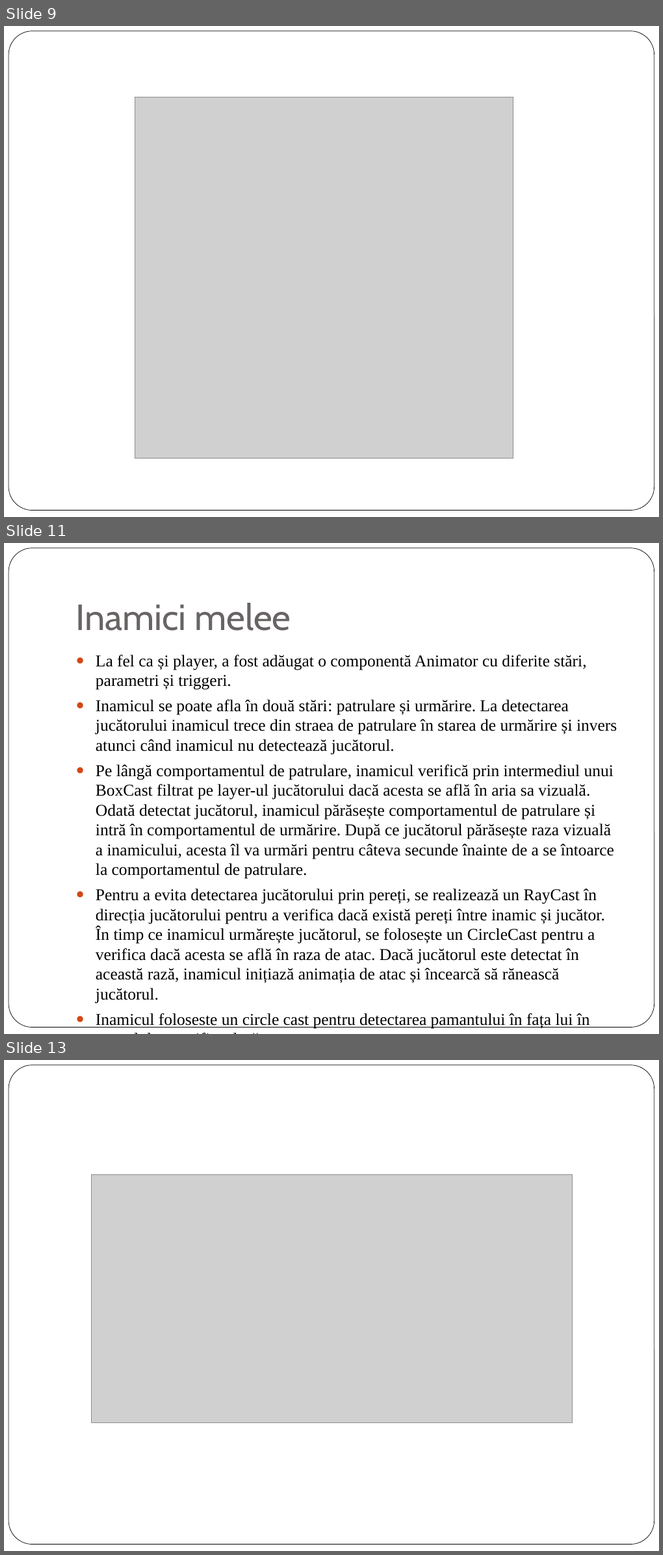
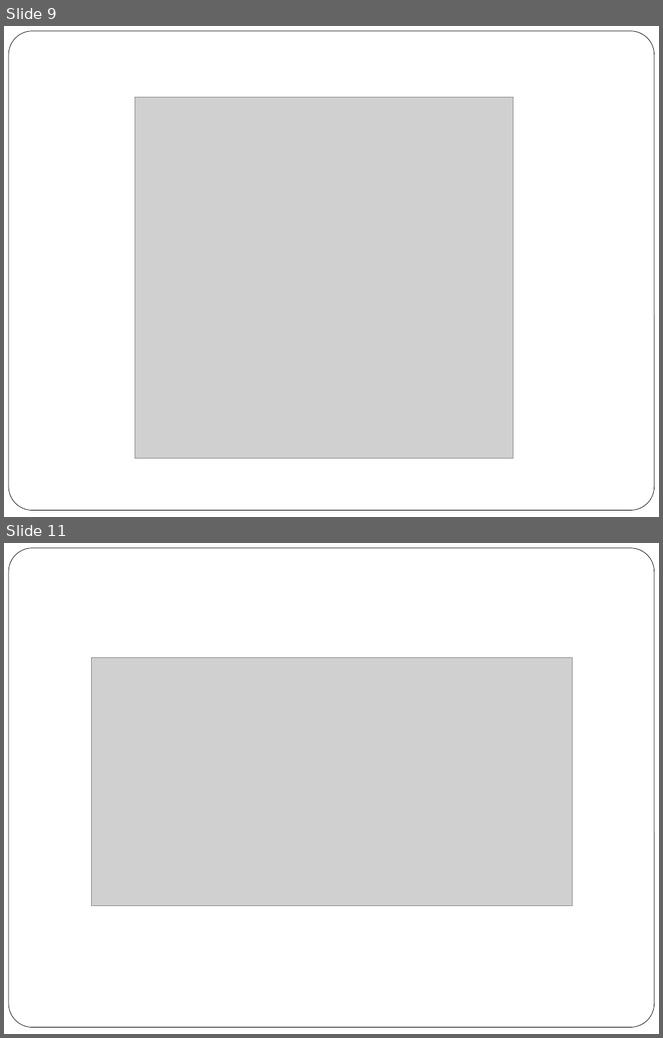
Before and after one commit to Mihai-Lazar26/Licenta, a slide deck: Prezentare Licenta.pptx. Shown one above the other, each under a label of ours: slides 9, 11 and 13 before the commit, slides 9 and 11 after it; the slides between them are not shown. The pictures are 663x1555 and 663x1038 pixels, drawn with LibreOffice and Linux fonts; fonts in the diff are those of the drawing; grey boxes stand for pictures. Boxes give left, top, right and bottom in pixels: in the first picture for what was removed or moved away, otherwise in the second. Text is boxed around its words. In the diff, an @@ line names an element or a change of style, - is before the commit and + after.

```diff
--- a/Prezentare Licenta.pptx
+++ b/Prezentare Licenta.pptx
@@ slide 11 removed at bbox=[4, 543, 659, 1034], background #FFFFFF; not listed: 1 template element that a slide beside it also shows @@
@@ title removed at bbox=[76, 603, 291, 631] @@
-Inamici melee
@@ text removed at bbox=[96, 655, 617, 1029] @@
-● La fel ca și player, a fost adăugat o componentă Animator cu diferite stări, parametri și triggeri.
-● Inamicul se poate afla în două stări: patrulare și urmărire. La detectarea jucătorului inamicul trece din straea de patrulare în starea de urmărire și invers atunci când inamicul nu detectează jucătorul.
-● Pe lângă comportamentul de patrulare, inamicul verifică prin intermediul unui BoxCast filtrat pe layer-ul jucătorului dacă acesta se află în aria sa vizuală. Odată detectat jucătorul, inamicul părăsește comportamentul de patrulare și intră în comportamentul de urmărire. După ce jucătorul părăsește raza vizuală a inamicului, acesta îl va urmări pentru câteva secunde înainte de a se întoarce la comportamentul de patrulare.
-● Pentru a evita detectarea jucătorului prin pereți, se realizează un RayCast în direcția jucătorului pentru a verifica dacă există pereți între inamic și jucător. În timp ce inamicul urmărește jucătorul, se folosește un CircleCast pentru a verifica dacă acesta se află în raza de atac. Dacă jucătorul este detectat în această rază, inamicul inițiază animația de atac și încearcă să rănească jucătorul.
-● Inamicul foloseste un circle cast pentru detectarea pamantului în fața lui în scopul de a verifica dacă acesta poate avansa.
@@ what was slide 13 is now slide 11 @@
```
Also in this commit, not shown: 5 slides changed, 3 slides added, 12 other slides removed, 1 other file.
